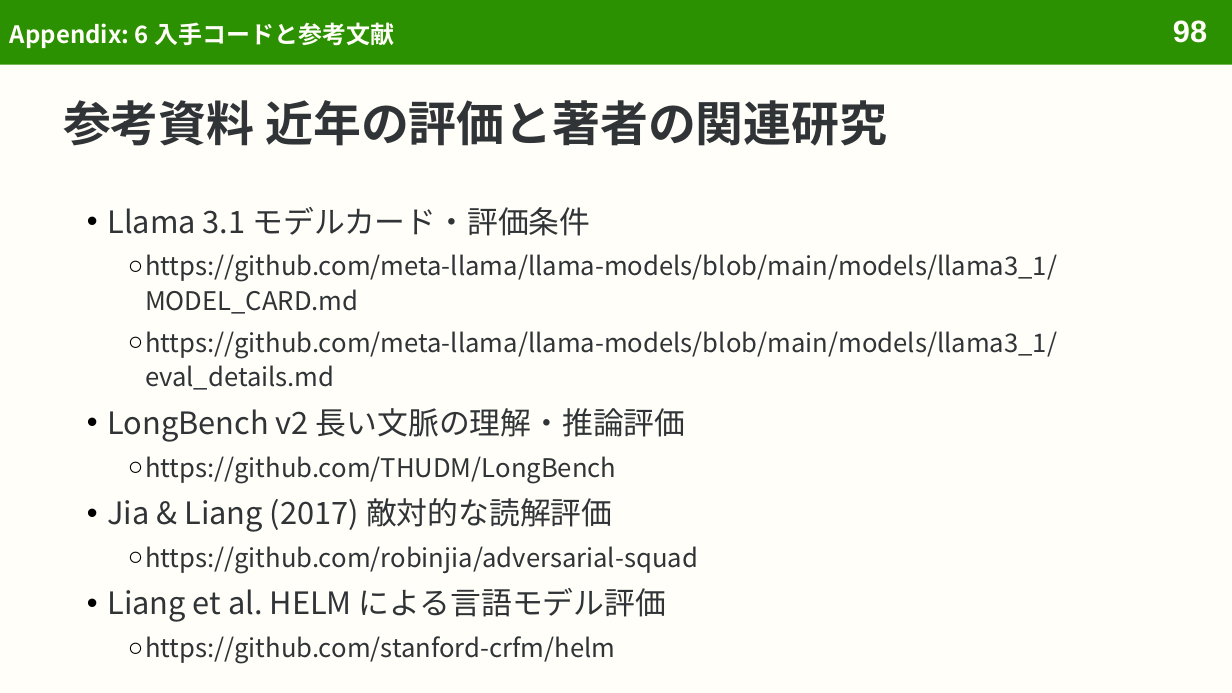
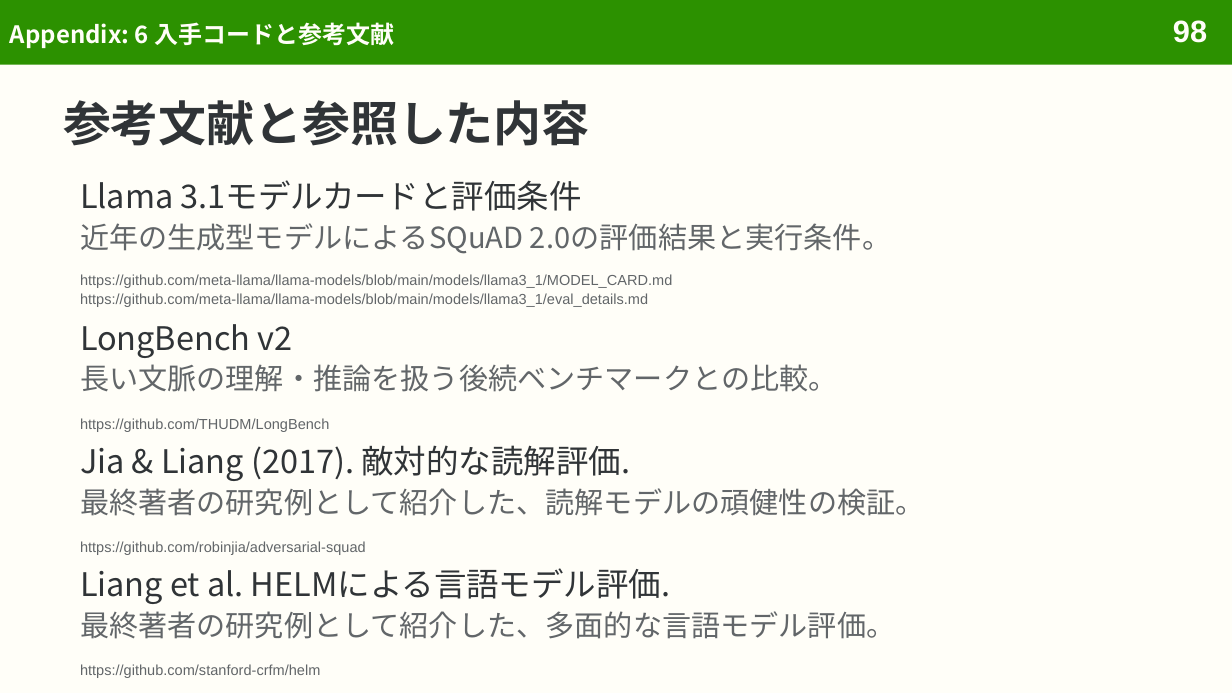
Before and after one commit to sasakiy84/datasets-in-10-minutes, a slide deck: slide 98 of slides/datasets-in-10-minutes-squad.pptx. Drawn at 1232x693 pixels with LibreOffice and Linux fonts; fonts in the diff are those of the drawing. Boxes give left, top, right and bottom in pixels: in the first picture for what was removed or moved away, otherwise in the second. Text is boxed around its words. In the diff, an @@ line names an element or a change of style, - is before the commit and + after.

```diff
--- a/slides/datasets-in-10-minutes-squad.pptx
+++ b/slides/datasets-in-10-minutes-squad.pptx
@@ title at box(63, 100, 589, 146): text changed @@
-参考資料 近年の評価と著者の関連研究
+参考文献と参照した内容
@@ text added at box(80, 180, 582, 211), 19 pt, text #303437 @@
+Llama 3.1モデルカードと評価条件
@@ text removed at box(107, 207, 1057, 622) @@
-• Llama 3.1 モデルカード・評価条件
-  ○ https://github.com/meta-llama/llama-models/blob/main/models/llama3_1/MODEL_CARD.md
-  ○ https://github.com/meta-llama/llama-models/blob/main/models/llama3_1/eval_details.md
-• LongBench v2 長い文脈の理解・推論評価
-  ○ https://github.com/THUDM/LongBench
-• Jia & Liang (2017) 敵対的な読解評価
-  ○ https://github.com/robinjia/adversarial-squad
-• Liang et al. HELM による言語モデル評価
-  ○ https://github.com/stanford-crfm/helm
@@ text added at box(80, 223, 891, 254), 17 pt, text #626669 @@
+近年の生成型モデルによるSQuAD 2.0の評価結果と実行条件。
@@ text added at box(80, 274, 672, 307), 8.5 pt, text #626669 @@
+https://github.com/meta-llama/llama-models/blob/main/models/llama3_1/MODEL_CARD.md
+https://github.com/meta-llama/llama-models/blob/main/models/llama3_1/eval_details.md
@@ text added at box(80, 324, 293, 358), 19 pt, text #303437 @@
+LongBench v2
@@ text added at box(80, 364, 838, 392), 17 pt, text #626669 @@
+長い文脈の理解・推論を扱う後続ベンチマークとの比較。
@@ text added at box(80, 418, 329, 432), 8.5 pt, text #626669 @@
+https://github.com/THUDM/LongBench
@@ text added at box(80, 445, 631, 481), 19 pt, text #303437 @@
+Jia & Liang (2017). 敵対的な読解評価.
@@ text added at box(80, 488, 925, 516), 17 pt, text #626669 @@
+最終著者の研究例として紹介した、読解モデルの頑健性の検証。
@@ text added at box(80, 541, 366, 555), 8.5 pt, text #626669 @@
+https://github.com/robinjia/adversarial-squad
@@ text added at box(80, 568, 670, 604), 19 pt, text #303437 @@
+Liang et al. HELMによる言語モデル評価.
@@ text added at box(80, 611, 895, 639), 17 pt, text #626669 @@
+最終著者の研究例として紹介した、多面的な言語モデル評価。
@@ text added at box(80, 664, 320, 678), 8.5 pt, text #626669 @@
+https://github.com/stanford-crfm/helm
```
Also in this commit, not shown: 5 other slides changed, 10 other files.
